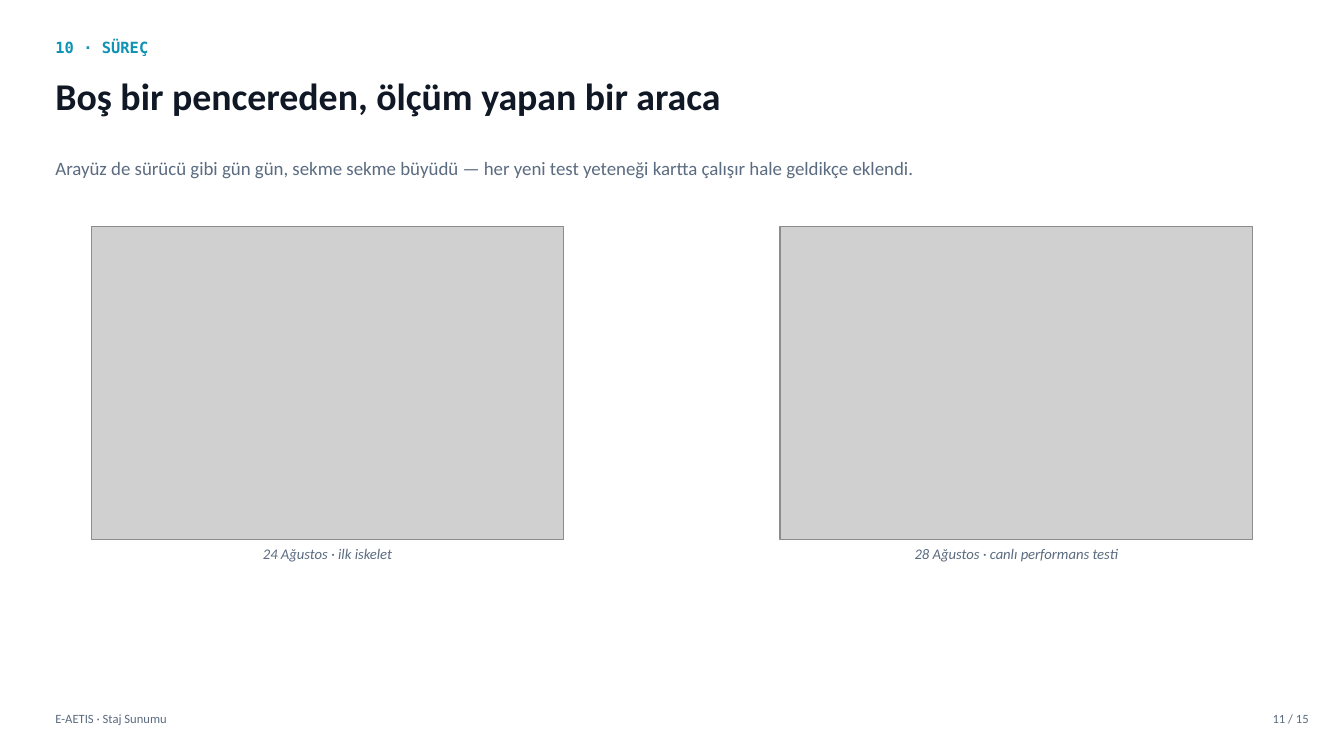
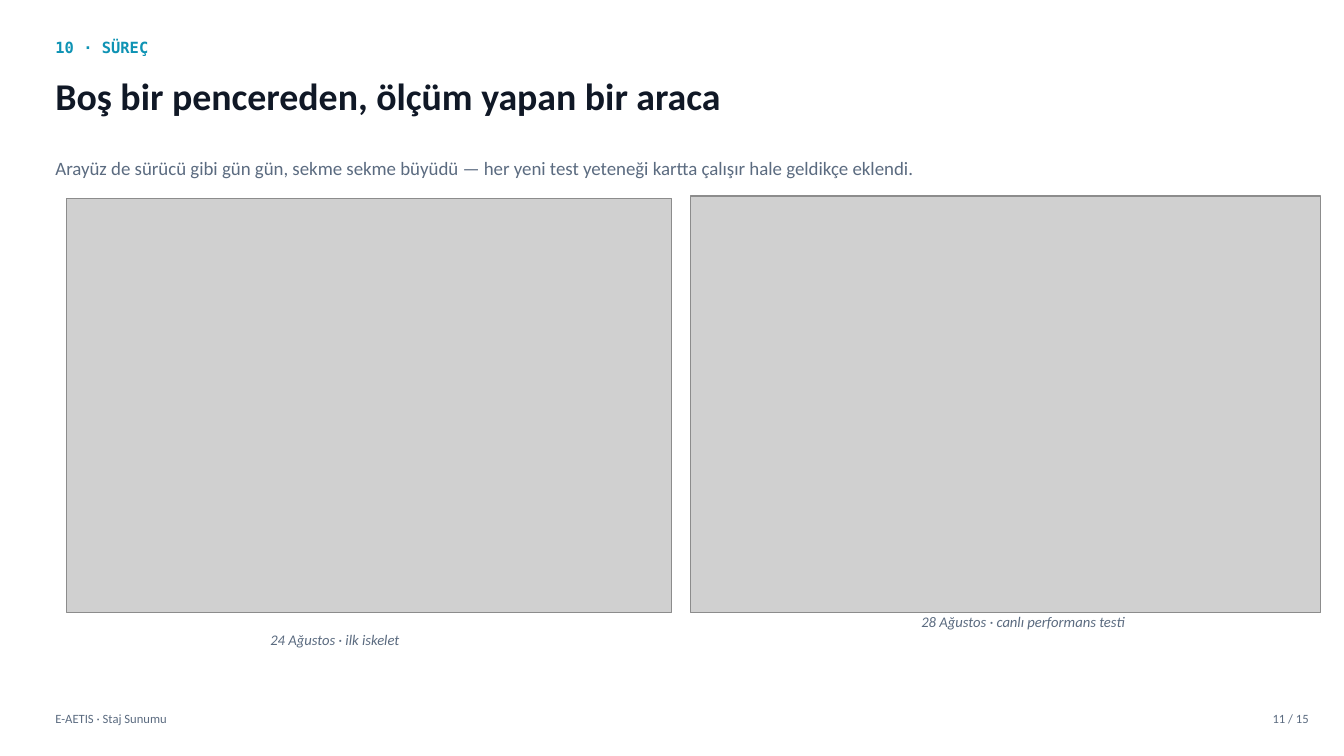
Before and after one commit to k4zmo55/ETH_BSP, a slide deck: slide 11 of sunum/EAETIS_Staj_Sunumu_Taslak.pptx. Drawn at 1344x756 pixels with LibreOffice and Linux fonts; fonts in the diff are those of the drawing; grey boxes stand for pictures; background and template pictures are left out. Boxes give left, top, right and bottom in pixels: in the first picture for what was removed or moved away, otherwise in the second. Text is boxed around its words. In the diff, an @@ line names an element or a change of style, - is before the commit and + after.

```diff
--- a/sunum/EAETIS_Staj_Sunumu_Taslak.pptx
+++ b/sunum/EAETIS_Staj_Sunumu_Taslak.pptx
@@ picture: place and size @@
-picture at <box>92,227,565,539</box>
+picture at <box>67,199,671,613</box>
@@ picture: place and size @@
-picture at <box>780,227,1253,539</box>
+picture at <box>691,196,1321,612</box>
@@ text "28 Ağustos · canlı performans ...": place and size @@
-text "28 Ağustos · canlı performans ..." at <box>915,549,1118,562</box>
+text "28 Ağustos · canlı performans ..." at <box>921,617,1124,630</box>
@@ text "24 Ağustos · ilk iskelet": place and size @@
-text "24 Ağustos · ilk iskelet" at <box>263,549,392,562</box>
+text "24 Ağustos · ilk iskelet" at <box>270,635,399,648</box>
```
Also in this commit, not shown: 8 other slides changed, 5 other files.
